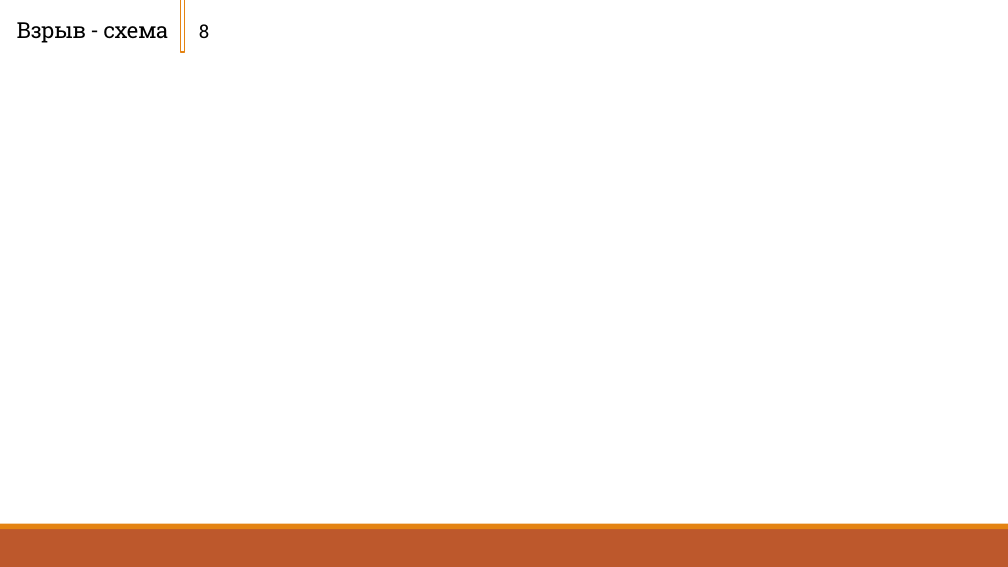
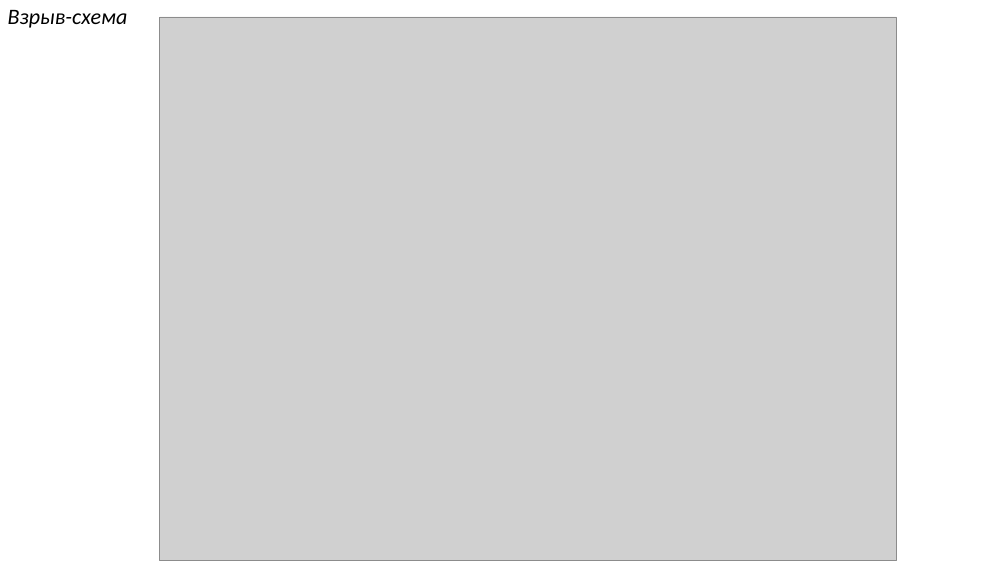
Before and after one commit to Zerocummer/Mmm-Yummers, a slide deck: slide 8 of Мышка для людей с ОВЗ/Документы/Презентация о манипуляторе другая.pptx. Drawn at 1008x567 pixels with LibreOffice and Linux fonts; fonts in the diff are those of the drawing; grey boxes stand for pictures. Boxes give left, top, right and bottom in pixels: in the first picture for what was removed or moved away, otherwise in the second. Text is boxed around its words. In the diff, an @@ line names an element or a change of style, - is before the commit and + after.

```diff
--- a/Мышка для людей с ОВЗ/Документы/Презентация о манипуляторе другая.pptx
+++ b/Мышка для людей с ОВЗ/Документы/Презентация о манипуляторе другая.pptx
@@ title "Взрыв-схема" at [8,10,128,28]: vertical alignment bottom to middle @@
@@ title at [8,10,128,28]: text changed; font Roboto Slab to Calibri; italic on @@
-Взрыв - схема
+Взрыв-схема
@@ picture added at [160,17,896,560] @@
@@ rectangle removed at [181,0,185,52] @@
@@ text removed at [199,24,209,38] @@
-8
@@ rectangle removed at [93,139,929,150] @@
@@ rectangle removed at [0,529,1008,567] @@
@@ rectangle removed at [0,524,1008,529] @@
```
Also in this commit, not shown: 8 other slides changed, 11 other files.
